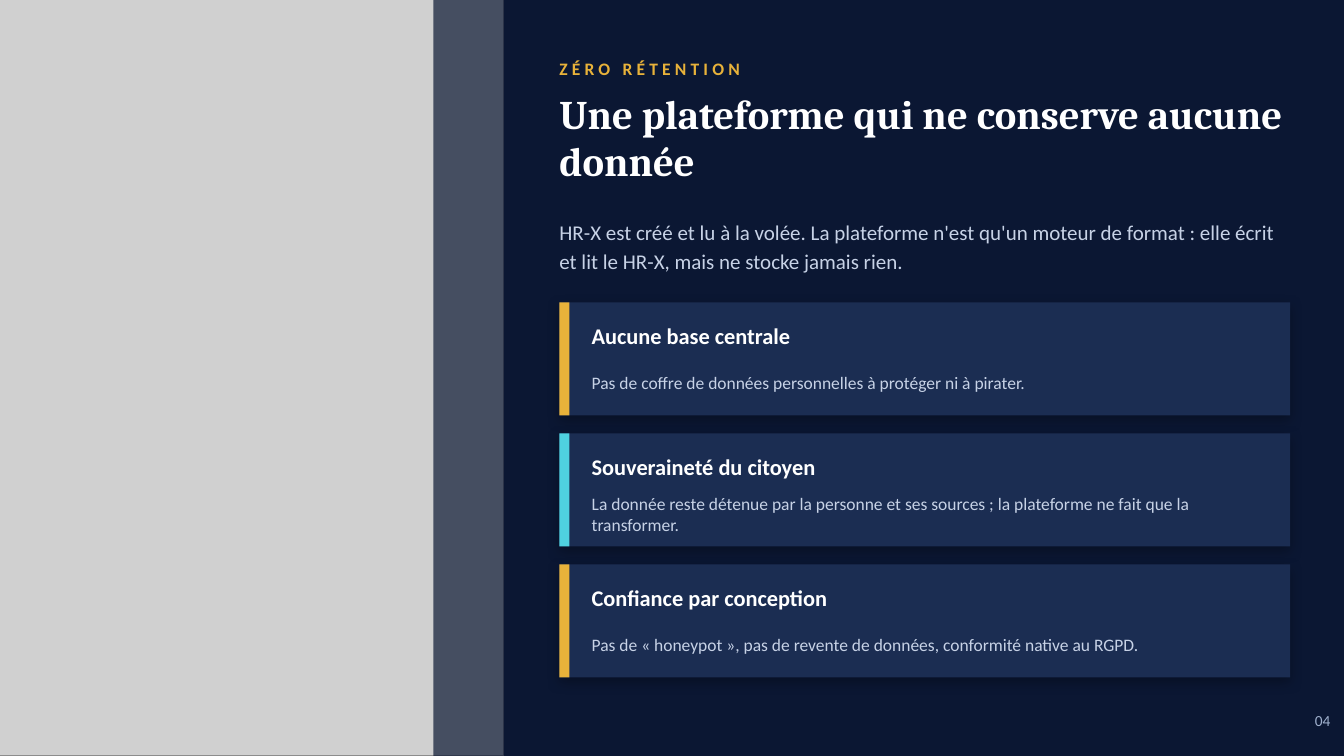
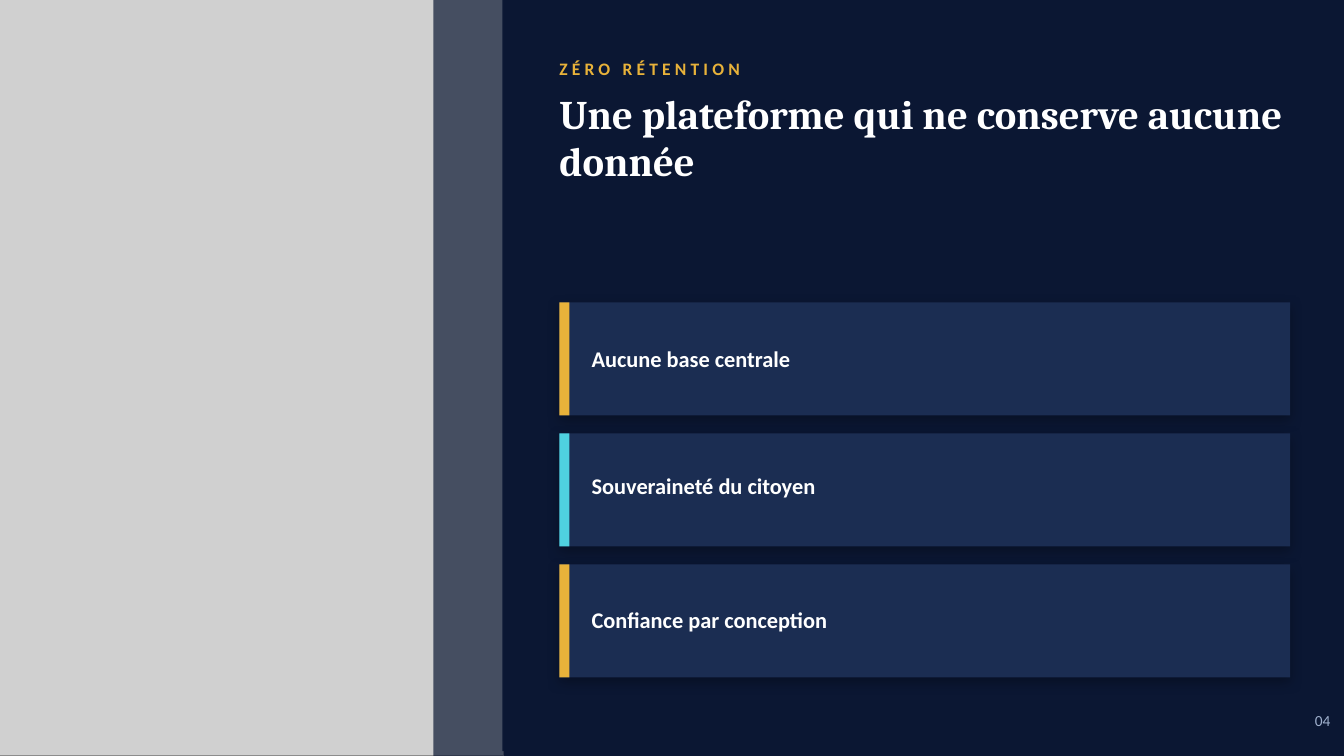
Before and after one commit to remiv1/hr-x, a slide deck: slide 4 of doc/HRX_dirigeants.pptx. Drawn at 1344x756 pixels with LibreOffice and Linux fonts; fonts in the diff are those of the drawing; grey boxes stand for pictures. Boxes give left, top, right and bottom in pixels: in the first picture for what was removed or moved away, otherwise in the second. Text is boxed around its words. In the diff, an @@ line names an element or a change of style, - is before the commit and + after.

```diff
--- a/doc/HRX_dirigeants.pptx
+++ b/doc/HRX_dirigeants.pptx
@@ rectangle: place and size @@
-rectangle at bbox=[504, 0, 1344, 756]
+rectangle at bbox=[502, 0, 1342, 751]
@@ text removed at bbox=[559, 225, 1273, 273] @@
-HR-X est créé et lu à la volée. La plateforme n'est qu'un moteur de format : elle écrit et lit le HR-X, mais ne stocke jamais rien.
@@ text removed at bbox=[592, 377, 1025, 392] @@
-Pas de coffre de données personnelles à protéger ni à pirater.
@@ text removed at bbox=[592, 498, 1189, 531] @@
-La donnée reste détenue par la personne et ses sources ; la plateforme ne fait que la transformer.
@@ 3 texts: place and size @@
-3 texts at bbox=[592, 328, 827, 610]
+3 texts at bbox=[592, 351, 827, 632]
@@ text removed at bbox=[592, 639, 1138, 654] @@
-Pas de « honeypot », pas de revente de données, conformité native au RGPD.
```
Also in this commit, not shown: 5 other slides changed.
